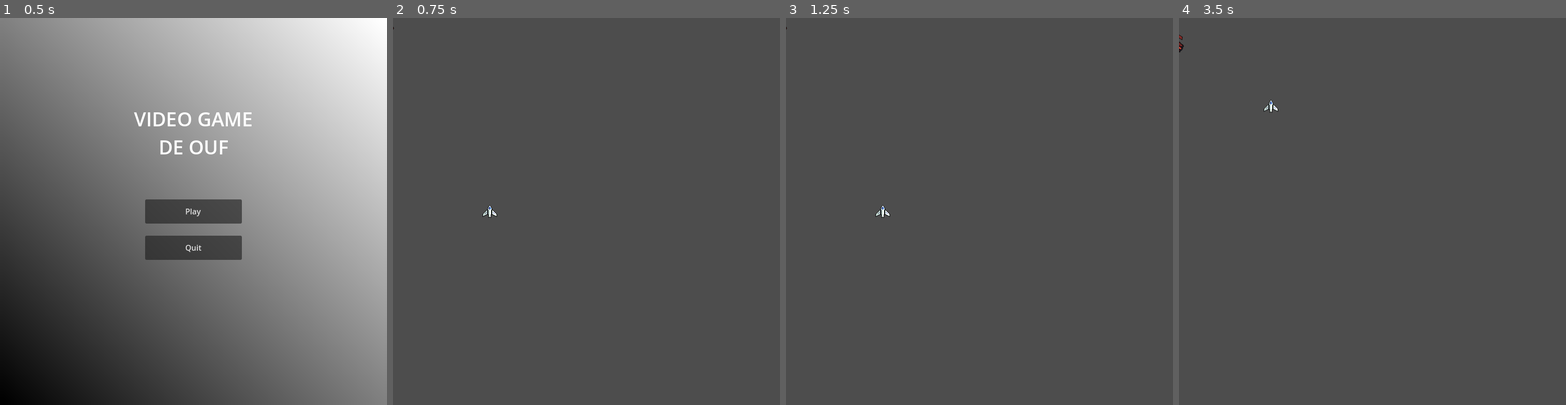
Above: before the commit, frames 1-4 (left to right).
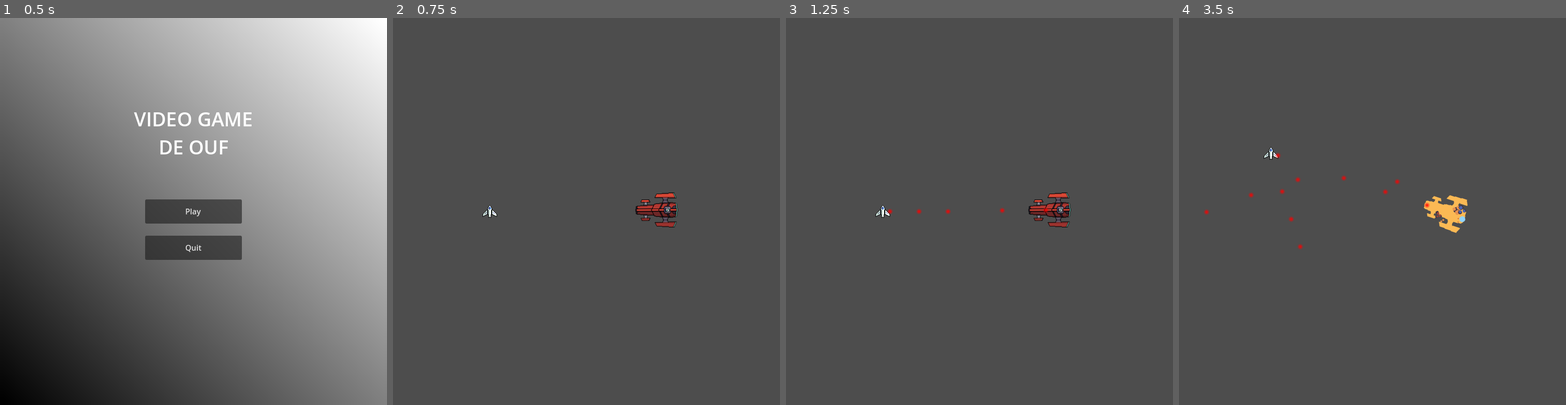
Above: after the commit, the same moments.

Repository: ChevalMonsieur/sae_projet_innov
Game: Godot game, scene res://scenes/main_menu.tscn
The game is run twice, just before and just after one commit, with the same random seed, the same clock (stepped at 60 frames per second) and the same inputs.
Inputs (mouse positions are in pixels of both pictures, inside the frame that each line leads up to):
- Up to frame 1 (0.5 s): no input
- Up to frame 2 (0.75 s): click "Play" at 0.5 s
- Up to frame 3 (1.25 s): no input
- Up to frame 4 (3.5 s): move the mouse to (1457, 192) at 1.27 s; hold Right 1.28-2.03 s; hold Z 1.28-2.03 s; move the mouse to (1295, 230) at 2.02 s; hold Down 2.03-2.78 s; tap Q at 2.1 s; move the mouse to (1411, 126) at 2.77 s; hold Right from 2.78 s (still down); hold Z from 2.78 s (still down)

Frame 1 is identical in both runs. In frame 2, 0.5% of the frame differs, in the area x 0-74%, y 2-55%; in frame 3, 0.6%; in frame 4, 0.9%, in the area x 0-75%, y 4-60%.
Error before the commit: Invalid assignment of property or key 'instantiatorr' with value of type 'CharacterBody2D (Player)' on a base object of type 'Area2D (bullet.gd)'. (res://scrip…

Commit message:
automatisation des manches

Diff:
--- a/projet_godot/scenes/actual_game.tscn
+++ b/projet_godot/scenes/actual_game.tscn
@@ -1,9 +1,8 @@
-[gd_scene load_steps=9 format=3 uid="uid://ctd5g0r1nj7rx"]
+[gd_scene load_steps=8 format=3 uid="uid://ctd5g0r1nj7rx"]
 
 [ext_resource type="Script" path="res://scripts/game_manager.gd" id="1_g1kg4"]
 [ext_resource type="PackedScene" uid="uid://dmvvvafdjbyh" path="res://scenes/player.tscn" id="2_5lm4u"]
 [ext_resource type="PackedScene" uid="uid://qewlg3v7o5ey" path="res://scenes/boss.tscn" id="3_8sxf3"]
-[ext_resource type="PackedScene" uid="uid://c4y0r7a3n3tdh" path="res://scenes/destruction.tscn" id="5_grfkr"]
 
 [sub_resource type="SegmentShape2D" id="SegmentShape2D_tna4o"]
 a = Vector2(0, 800)
@@ -52,6 +51,7 @@
 
 [node name="player" parent="." instance=ExtResource("2_5lm4u")]
 position = Vector2(200, 400)
+base_position = Vector2(200, 400)
 
 [node name="boss" parent="." instance=ExtResource("3_8sxf3")]
-destruction = ExtResource("5_grfkr")
+position = Vector2(552, 397)
--- a/projet_godot/scenes/boss.tscn
+++ b/projet_godot/scenes/boss.tscn
@@ -1,26 +1,162 @@
-[gd_scene load_steps=6 format=3 uid="uid://qewlg3v7o5ey"]
+[gd_scene load_steps=22 format=3 uid="uid://qewlg3v7o5ey"]
 
 [ext_resource type="Texture2D" uid="uid://cb1l2ucptqmid" path="res://sprites/Foozle_2DS0012_Void_EnemyFleet_1/Kla'ed/Base/PNGs/Kla'ed - Battlecruiser - Base.png" id="1_452vc"]
 [ext_resource type="Script" path="res://scripts/boss.gd" id="1_vlte7"]
-[ext_resource type="PackedScene" uid="uid://c4y0r7a3n3tdh" path="res://scenes/destruction.tscn" id="2_ham3h"]
+[ext_resource type="PackedScene" uid="uid://oxy835wa6wcb" path="res://scenes/bullet.tscn" id="2_5fwp5"]
+[ext_resource type="Texture2D" uid="uid://bpy6bjbqtgr67" path="res://sprites/Foozle_2DS0012_Void_EnemyFleet_1/Kla'ed/Destruction/PNGs/Kla'ed - Battlecruiser - Destruction.png" id="3_w7j8i"]
 
 [sub_resource type="RectangleShape2D" id="RectangleShape2D_upi1x"]
 size = Vector2(14.4, 17.6)
+
+[sub_resource type="AtlasTexture" id="AtlasTexture_fwwhi"]
+atlas = ExtResource("3_w7j8i")
+region = Rect2(0, 0, 128, 128)
+
+[sub_resource type="AtlasTexture" id="AtlasTexture_3a471"]
+atlas = ExtResource("3_w7j8i")
+region = Rect2(128, 0, 128, 128)
+
+[sub_resource type="AtlasTexture" id="AtlasTexture_s6fg3"]
+atlas = ExtResource("3_w7j8i")
+region = Rect2(256, 0, 128, 128)
+
+[sub_resource type="AtlasTexture" id="AtlasTexture_3fghn"]
+atlas = ExtResource("3_w7j8i")
+region = Rect2(384, 0, 128, 128)
+
+[sub_resource type="AtlasTexture" id="AtlasTexture_l5to5"]
+atlas = ExtResource("3_w7j8i")
+region = Rect2(512, 0, 128, 128)
+
+[sub_resource type="AtlasTexture" id="AtlasTexture_3ypqy"]
+atlas = ExtResource("3_w7j8i")
+region = Rect2(640, 0, 128, 128)
+
+[sub_resource type="AtlasTexture" id="AtlasTexture_m7l3o"]
+atlas = ExtResource("3_w7j8i")
+region = Rect2(768, 0, 128, 128)
+
+[sub_resource type="AtlasTexture" id="AtlasTexture_0q3mf"]
+atlas = ExtResource("3_w7j8i")
+region = Rect2(896, 0, 128, 128)
+
+[sub_resource type="AtlasTexture" id="AtlasTexture_umubo"]
+atlas = ExtResource("3_w7j8i")
+region = Rect2(1024, 0, 128, 128)
+
+[sub_resource type="AtlasTexture" id="AtlasTexture_heqre"]
+atlas = ExtResource("3_w7j8i")
+region = Rect2(1152, 0, 128, 128)
+
+[sub_resource type="AtlasTexture" id="AtlasTexture_l83kn"]
+atlas = ExtResource("3_w7j8i")
+region = Rect2(1280, 0, 128, 128)
+
+[sub_resource type="AtlasTexture" id="AtlasTexture_8ul47"]
+atlas = ExtResource("3_w7j8i")
+region = Rect2(1408, 0, 128, 128)
+
+[sub_resource type="AtlasTexture" id="AtlasTexture_xugb8"]
+atlas = ExtResource("3_w7j8i")
+region = Rect2(1536, 0, 128, 128)
+
+[sub_resource type="AtlasTexture" id="AtlasTexture_y51wh"]
+atlas = ExtResource("3_w7j8i")
+region = Rect2(1664, 0, 128, 128)
+
+[sub_resource type="AtlasTexture" id="AtlasTexture_d53u8"]
+atlas = ExtResource("3_w7j8i")
+region = Rect2(374, 0, 17, 128)
 
 [sub_resource type="SpriteFrames" id="SpriteFrames_blal3"]
 animations = [{
 "frames": [{
 "duration": 1.0,
+"texture": SubResource("AtlasTexture_fwwhi")
+}, {
+"duration": 1.0,
+"texture": SubResource("AtlasTexture_3a471")
+}, {
+"duration": 1.0,
+"texture": SubResource("AtlasTexture_s6fg3")
+}, {
+"duration": 1.0,
+"texture": SubResource("AtlasTexture_3fghn")
+}, {
+"duration": 1.0,
+"texture": SubResource("AtlasTexture_l5to5")
+}, {
+"duration": 1.0,
+"texture": SubResource("AtlasTexture_3ypqy")
+}, {
+"duration": 1.0,
+"texture": SubResource("AtlasTexture_m7l3o")
+}, {
+"duration": 1.0,
+"texture": SubResource("AtlasTexture_0q3mf")
+}, {
+"duration": 1.0,
+"texture": SubResource("AtlasTexture_umubo")
+}, {
+"duration": 1.0,
+"texture": SubResource("AtlasTexture_heqre")
+}, {
+"duration": 1.0,
+"texture": SubResource("AtlasTexture_l83kn")
+}, {
+"duration": 1.0,
+"texture": SubResource("AtlasTexture_8ul47")
+}, {
+"duration": 1.0,
+"texture": SubResource("AtlasTexture_xugb8")
+}, {
+"duration": 1.0,
+"texture": SubResource("AtlasTexture_y51wh")
+}, {
+"duration": 1.0,
+"texture": SubResource("AtlasTexture_d53u8")
+}, {
+"duration": 1.0,
+"texture": SubResource("AtlasTexture_d53u8")
+}, {
+"duration": 1.0,
+"texture": SubResource("AtlasTexture_d53u8")
+}, {
+"duration": 1.0,
+"texture": SubResource("AtlasTexture_d53u8")
+}, {
+"duration": 1.0,
+"texture": SubResource("AtlasTexture_d53u8")
+}, {
+"duration": 1.0,
+"texture": SubResource("AtlasTexture_d53u8")
+}, {
+"duration": 1.0,
+"texture": SubResource("AtlasTexture_d53u8")
+}, {
+"duration": 1.0,
+"texture": SubResource("AtlasTexture_d53u8")
+}, {
+"duration": 1.0,
+"texture": SubResource("AtlasTexture_d53u8")
+}],
+"loop": true,
+"name": &"destruction",
+"speed": 10.0
+}, {
+"frames": [{
+"duration": 1.0,
 "texture": ExtResource("1_452vc")
 }],
 "loop": true,
-"name": &"default",
+"name": &"idle",
 "speed": 5.0
 }]
 
 [node name="CharacterBody2D" type="CharacterBody2D"]
 script = ExtResource("1_vlte7")
-bullet_scene = ExtResource("2_ham3h")
+base_position = Vector2(600, 400)
+bullet_scene = ExtResource("2_5fwp5")
 
 [node name="CollisionShape2D" type="CollisionShape2D" parent="."]
 position = Vector2(1.43051e-06, -7)
@@ -30,3 +166,4 @@
 
 [node name="AnimatedSprite2D" type="AnimatedSprite2D" parent="."]
 sprite_frames = SubResource("SpriteFrames_blal3")
+animation = &"destruction"
--- a/projet_godot/scenes/destruction.tscn
+++ b/projet_godot/scenes/destruction.tscn
@@ -1,7 +1,6 @@
-[gd_scene load_steps=18 format=3 uid="uid://c4y0r7a3n3tdh"]
+[gd_scene load_steps=18 format=3 uid="uid://bpoagjmiankm5"]
 
 [ext_resource type="Texture2D" uid="uid://bpy6bjbqtgr67" path="res://sprites/Foozle_2DS0012_Void_EnemyFleet_1/Kla'ed/Destruction/PNGs/Kla'ed - Battlecruiser - Destruction.png" id="1_qbk87"]
-[ext_resource type="Script" path="res://scripts/animated_sprite_2d.gd" id="2_q7d1d"]
 
 [sub_resource type="AtlasTexture" id="AtlasTexture_2qksj"]
 atlas = ExtResource("1_qbk87")
@@ -109,6 +108,18 @@
 "speed": 10.0
 }]
 
+[sub_resource type="GDScript" id="GDScript_bjj76"]
+script/source = "extends AnimatedSprite2D
+
+func _ready() -> void:
+	play(\"default\")
+
+func _process(delta: float) -> void:
+	if frame == 13:
+		GameManager.current_state = GameManager.STATE.IN_GAME
+		queue_free()
+"
+
 [node name="AnimatedSprite2D" type="AnimatedSprite2D"]
 sprite_frames = SubResource("SpriteFrames_i65ri")
-script = ExtResource("2_q7d1d")
+script = SubResource("GDScript_bjj76")
--- a/projet_godot/scripts/animated_sprite_2d.gd
+++ /dev/null
@@ -1,15 +0,0 @@
-extends AnimatedSprite2D
-
-var boss = preload("res://scenes/boss.tscn")
-
-# Called when the node enters the scene tree for the first time.
-func _ready() -> void:
-	play("default")
-
-# Called every frame. 'delta' is the elapsed time since the previous frame.
-func _process(delta: float) -> void:
-	if frame == 13:
-		GameManager.current_state = GameManager.STATE.IN_GAME
-		var instance = boss.instantiate()
-		get_tree().root.add_child(instance)
-		queue_free()
--- a/projet_godot/scripts/boss.gd
+++ b/projet_godot/scripts/boss.gd
@@ -1,45 +1,50 @@
 extends CharacterBody2D
+class_name Boss
 
-class_name Boss
 @export var speed: float = 5
-@export var bullet_scene: Resource
+@export var base_position: Vector2 = Vector2.ZERO
+@export var bullet_scene: PackedScene
 @export var cooldown_bullet: float = .3
 @export var max_shield: int = 5
 @export var max_phases: int = 5
-@export var destruction: PackedScene
 @onready var sprite = $AnimatedSprite2D
 @onready var player = get_node("../player")
 
 var timer_bullet: float = cooldown_bullet
 var shield: int = max_shield
-var phase: int = 1
 
-func _ready() -> void:
-	match GameManager.current_phase:
+func new_round() -> void:
+	sprite.play("idle")
+	match GameManager.current_round:
 		1:
 			max_shield = 5
 			cooldown_bullet = .5
 			shield = max_shield
 			speed = 50
 		_:
-			max_shield = GameManager.current_phase * 10
-			cooldown_bullet = 0.5 / GameManager.current_phase
+			max_shield = GameManager.current_round * 10
+			cooldown_bullet = 0.5 / GameManager.current_round
 			shield = max_shield
-			speed = min(GameManager.current_phase * 50, 200)
+			speed = min(GameManager.current_round * 50, 200)
 
 func _physics_process(delta):
 	if GameManager.current_state == GameManager.STATE.IN_GAME:
 		check_movement()
 		check_rotation()
 		manage_shoot(delta)
-	if GameManager.current_state == GameManager.STATE.DEATH_AI:
-		if GameManager.current_phase < GameManager.max_phase:
-			GameManager.current_phase += 1
-			var instance = destruction.instantiate()
-			get_tree().root.add_child(instance)
-			queue_free()
+
+	elif GameManager.current_state == GameManager.STATE.DEATH_AI:
+		sprite.play("destruction")
+		if GameManager.current_round < GameManager.max_round:
+			GameManager.current_state = GameManager.STATE.DEATH_AI_ANIM
 		else:
-			GameManager.current_state = GameManager.STATE.DEATH_AI
+			GameManager.current_round = GameManager.STATE.ENDED
+
+	elif GameManager.current_state == GameManager.STATE.DEATH_AI_ANIM:
+		if sprite.frame == 22:
+			GameManager.instance.new_round()
+			GameManager.current_state = GameManager.STATE.IN_GAME
+
 
 func check_movement() -> void:
 	velocity = Vector2.ZERO
@@ -65,7 +70,8 @@
 		timer_bullet += cooldown_bullet
 
 		var bullet = bullet_scene.instantiate()
-		bullet.instantiatorr = self
+		print(self)
+		bullet.creator = self
 		bullet.position = position
 		bullet.direction = (player.global_position - position).normalized()
 		$"../bullets".add_child(bullet)
@@ -75,5 +81,4 @@
 	shield -= 1
 
 	if shield < 0:
-		print("Phase : ", phase, " done")
 		GameManager.current_state = GameManager.STATE.DEATH_AI
--- a/projet_godot/scripts/bullet.gd
+++ b/projet_godot/scripts/bullet.gd
@@ -2,7 +2,7 @@
 
 @export var speed: float = 5
 
-var instantiatorr: Boss
+var creator: Node2D
 var direction: Vector2 = Vector2.ZERO
 
 func _physics_process(_delta: float) -> void:
@@ -15,6 +15,6 @@
 
 
 func _on_body_entered(body: Node2D) -> void:
-	if (body is Player or body is Boss) and body != instantiatorr:
+	if (body is Player or body is Boss) and body != creator:
 		body.lose_shield_point()
 		queue_free()
--- a/projet_godot/scripts/game_manager.gd
+++ b/projet_godot/scripts/game_manager.gd
@@ -5,11 +5,18 @@
 enum STATE {STARTING, IN_GAME, PAUSE, DEATH_PLAYER, DEATH_AI, DEATH_AI_ANIM, ENDED}
 
 static var current_state: STATE
-static var max_phase: int = 4
-static var current_phase: int = 1
-static var instance: Node2D
+static var max_round: int = 4
+static var current_round: int = 1
+static var instance: GameManager
 
 # Called when the node enters the scene tree for the first time.
 func _ready() -> void:
 	current_state = STATE.IN_GAME
 	instance = self
+
+func new_round() -> void:
+	current_round += 1
+	$player.new_round()
+	$boss.new_round()
+	for bullet in $bullets.get_children():
+		bullet.queue_free()
--- a/projet_godot/scripts/player.gd
+++ b/projet_godot/scripts/player.gd
@@ -2,12 +2,17 @@
 
 class_name Player
 @export var speed: float = 5
+@export var base_position: Vector2 = Vector2.ZERO
 @export var bullet_scene: Resource
 @export var cooldown_bullet: float = .2
 @export var max_shield: int = 5
 
 var timer_bullet: float = cooldown_bullet
 var shield: int = max_shield
+
+func new_round() -> void:
+	position = base_position
+	shield = max_shield
 
 func _physics_process(delta: float) -> void:
 	if GameManager.current_state == GameManager.STATE.IN_GAME:
@@ -32,7 +37,7 @@
 		timer_bullet += cooldown_bullet
 
 		var bullet = bullet_scene.instantiate()
-		bullet.instantiatorr = self
+		bullet.creator = self
 		bullet.position = position
 		bullet.direction = (get_viewport().get_mouse_position() - position).normalized()
 		$"../bullets".add_child(bullet)
Not shown, added: projet_godot/scenes/bul12AC.tmp
